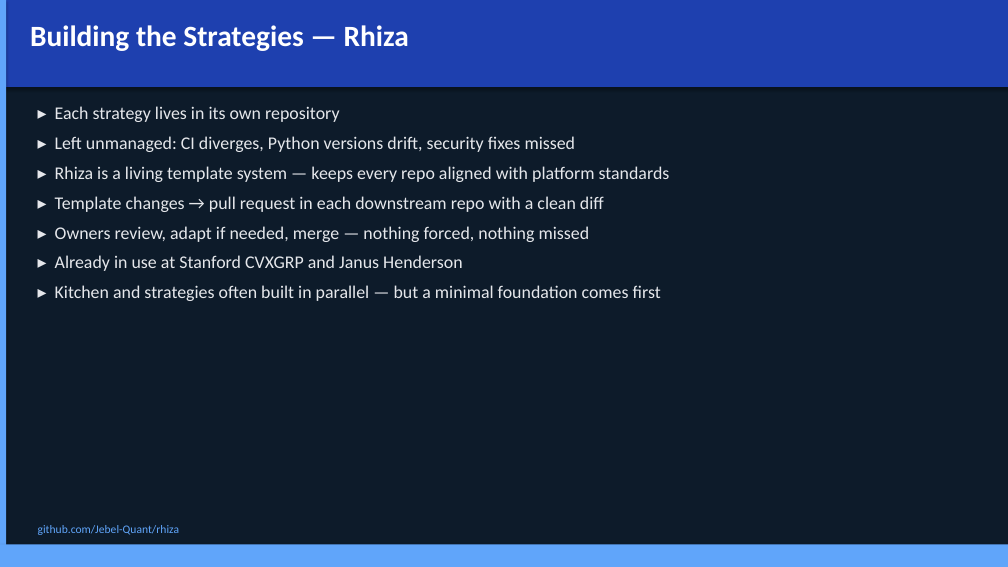
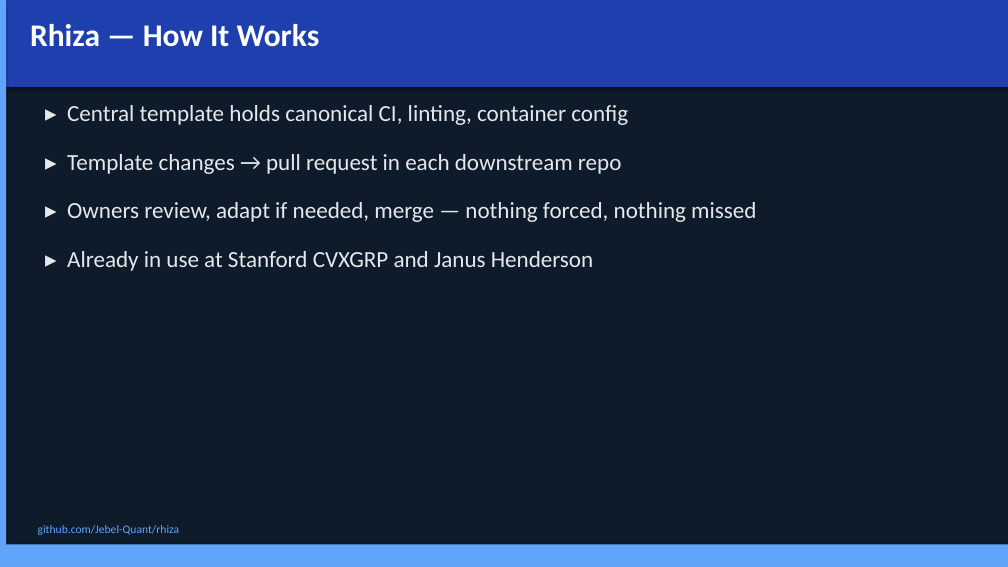
Before and after one commit to Jebel-Quant/platform, a slide deck: slide 23 of vision.pptx (slide 11 before the commit). Drawn at 1008x567 pixels with LibreOffice and Linux fonts; fonts in the diff are those of the drawing. Boxes give left, top, right and bottom in pixels: in the first picture for what was removed or moved away, otherwise in the second. Text is boxed around its words. In the diff, an @@ line names an element or a change of style, - is before the commit and + after.

```diff
--- a/vision.pptx
+++ b/vision.pptx
@@ text at box(30, 24, 320, 47): text changed; size 28 to 30 pt @@
-Building the Strategies — Rhiza
+Rhiza — How It Works
@@ text "▸ Central template holds canonical ...": place and size @@
-text "▸ Central template holds canonical ..." at box(55, 106, 670, 301)
+text "▸ Central template holds canonical ..." at box(67, 105, 756, 271)
@@ text at box(67, 105, 628, 174): text changed; size 17 to 22 pt @@
-▸ Each strategy lives in its own repository
-▸ Left unmanaged: CI diverges, Python versions drift, security fixes missed
-▸ Rhiza is a living template system — keeps every repo aligned with platform standards
-▸ Template changes → pull request in each downstream repo with a clean diff
+▸ Central template holds canonical CI, linting, container config
+▸ Template changes → pull request in each downstream repo
@@ text at box(67, 202, 756, 271): size 17 to 22 pt in "▸ Owners review, adapt if needed, merge ...", "▸ Already in use at Stanford CVXGRP ..."; more space between paragraphs @@
@@ text at box(55, 285, 661, 301): paragraph removed @@
-▸ Kitchen and strategies often built in parallel — but a minimal foundation comes first
```
Also in this commit, not shown: 18 other slides changed, 19 slides added, 1 other file.
